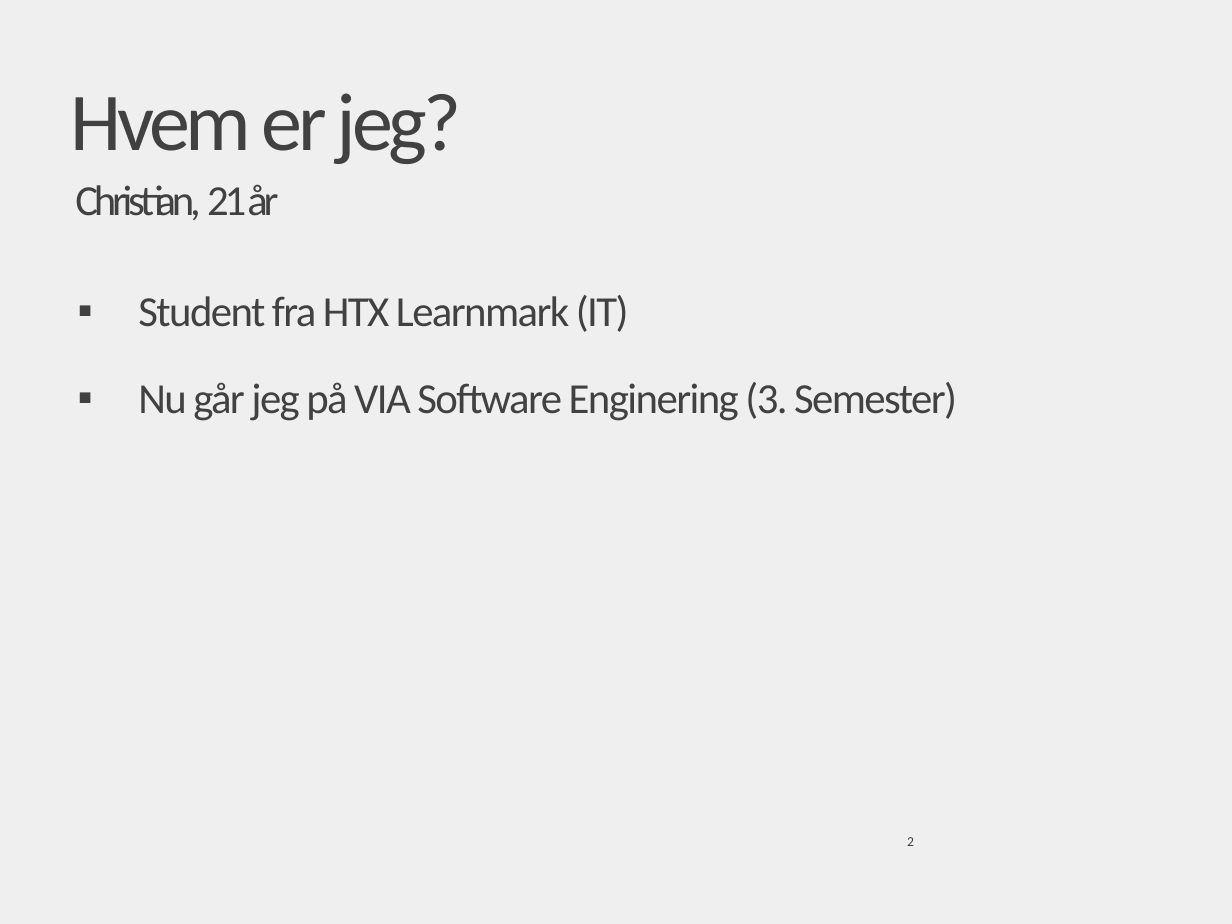
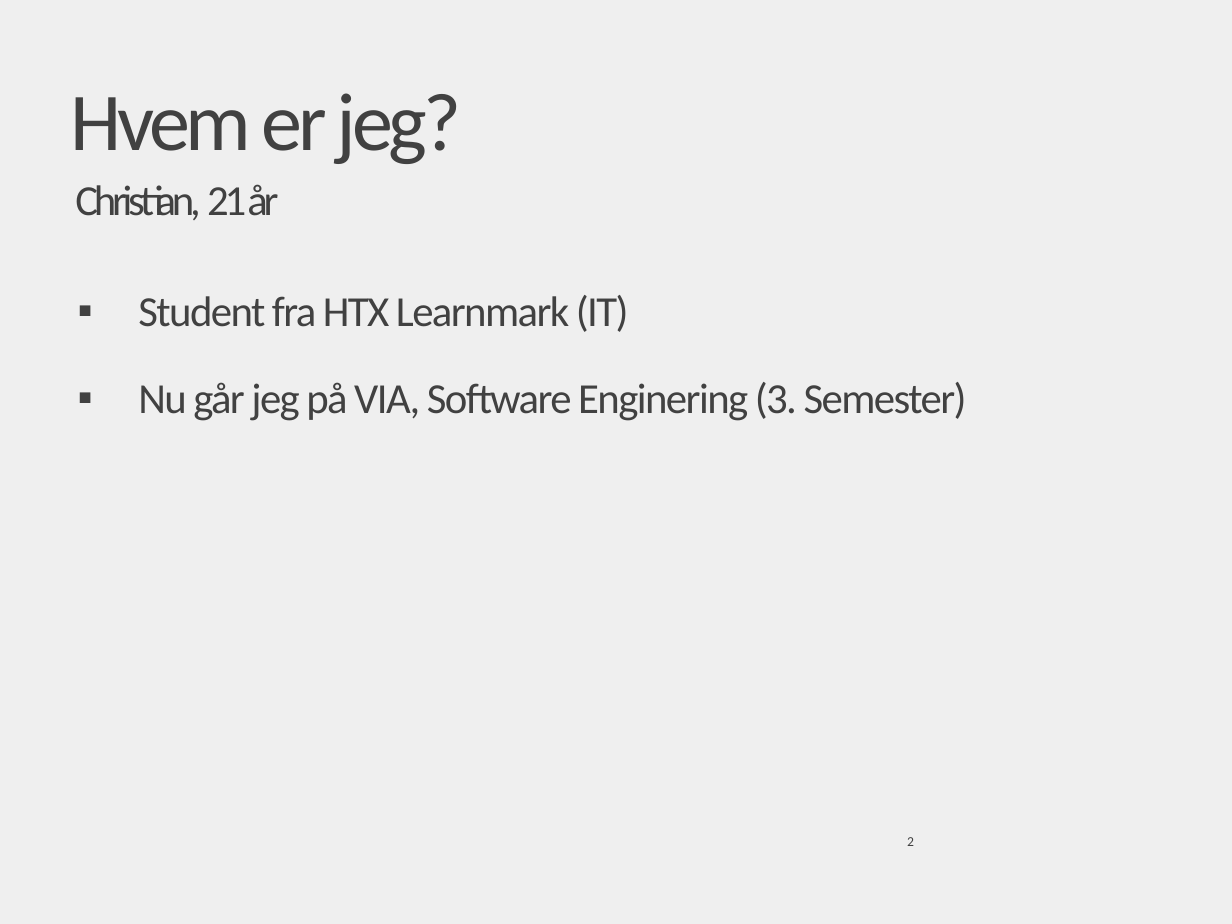
Before and after one commit to soenderup21/IT-Snyd-Og-Bedrag, a slide deck: slide 2 of Praesentation IT_SnydOgBedrag.pptx. Drawn at 1232x924 pixels with LibreOffice and Linux fonts; fonts in the diff are those of the drawing; background and template pictures are left out. Boxes give left, top, right and bottom in pixels: in the first picture for what was removed or moved away, otherwise in the second. Text is boxed around its words. In the diff, an @@ line names an element or a change of style, - is before the commit and + after.

```diff
--- a/Praesentation IT_SnydOgBedrag.pptx
+++ b/Praesentation IT_SnydOgBedrag.pptx
@@ text at (138,382,967,421): text changed @@
-▪ Nu går jeg på VIA Software Enginering (3. Semester)
+▪ Nu går jeg på VIA, Software Enginering (3. Semester)
```
Also in this commit, not shown: 4 other slides changed.
